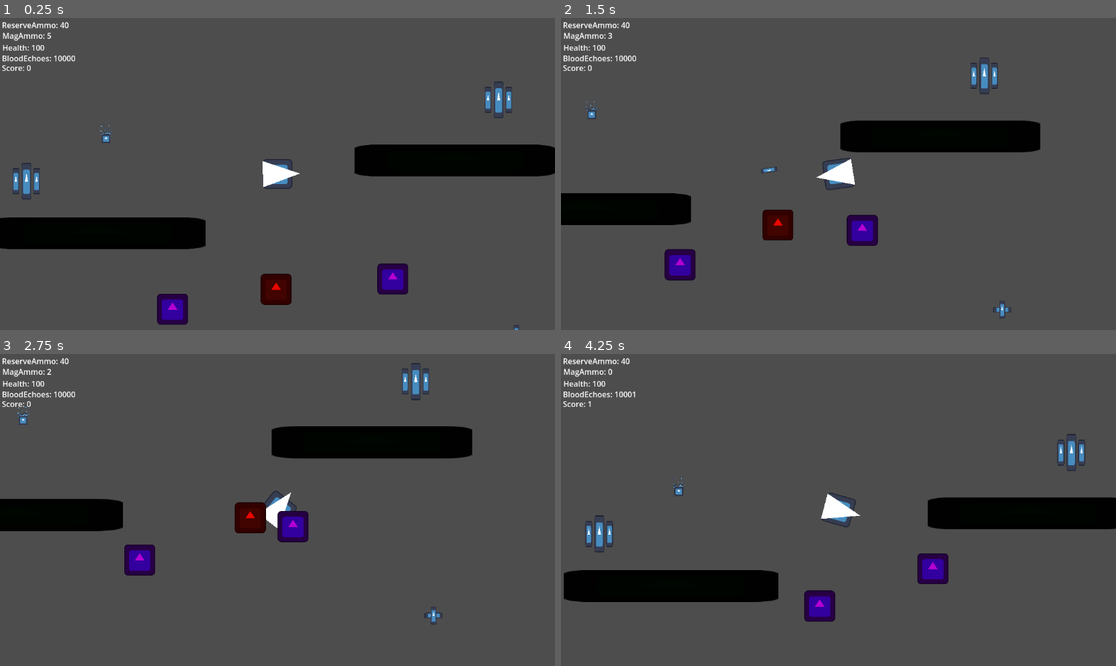
Above: before the commit, frames 1-4 (two rows, left to right).
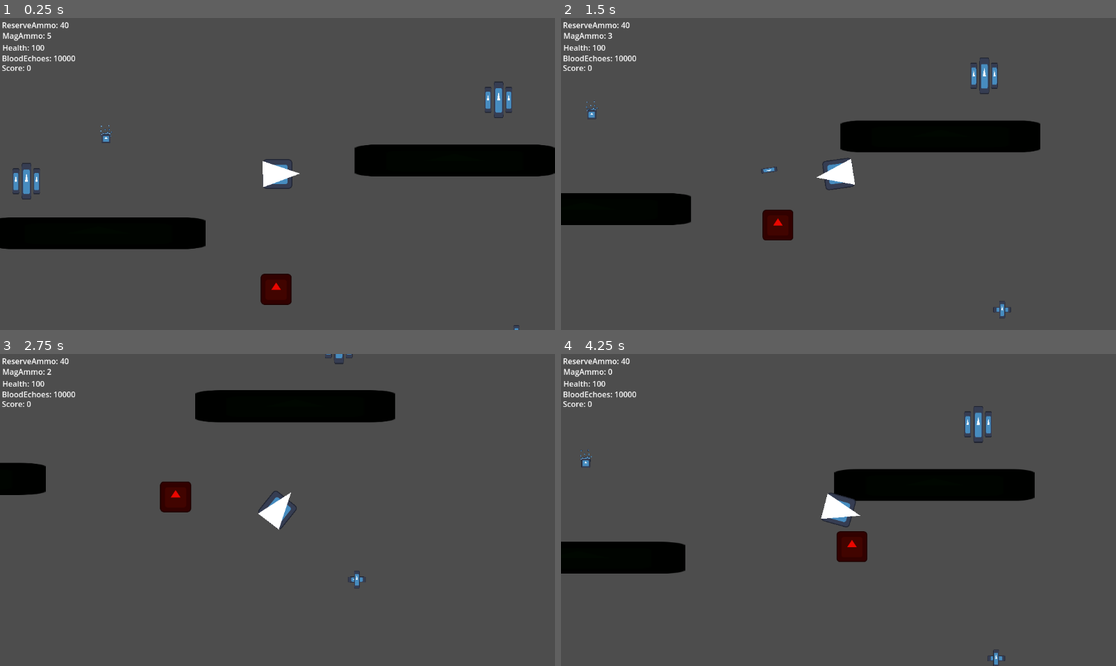
Above: after the commit, the same moments.

Repository: TheWhiteWolf0/Shooter-Game
Game: Godot game, scene res://Scenes/test_scence.tscn
Two runs of this game, one before a commit and one after it. Both use one fixed random seed, a clock stepped at 60 frames per second and the inputs below. This scene is started directly instead of the project's main scene. The engine's default icon, where the game draws it, is replaced by a stand-in: a white triangle on a blue panel in a dark square.
Inputs (mouse positions are in pixels of both pictures, inside the frame that each line leads up to):
- Up to frame 1 (0.25 s): no input
- Up to frame 2 (1.5 s): move the mouse to (960, 158) at 0.52 s; hold D (Right) 0.53-1.28 s; click (960, 158) at 0.6 s; move the mouse to (727, 189) at 1.27 s; hold S (Down) from 1.28 s (still down); click (727, 189) at 1.35 s
- Up to frame 3 (2.75 s): move the mouse to (333, 441) at 2.02 s; release S (Down) at 2.03 s; hold D (Right) from 2.03 s (still down); click (333, 441) at 2.1 s
- Up to frame 4 (4.25 s): move the mouse to (810, 572) at 2.77 s; release D (Right) at 2.78 s; hold W (Up) 2.78-3.53 s; click (810, 572) at 2.85 s; move the mouse to (1005, 556) at 3.52 s; hold A (Left) from 3.53 s (still down); click (1005, 556) at 3.6 s

The runs differ from the first frame. In frame 1, 1.1% of the frame differs, in the area x 28-74%, y 78-99%; in frame 2, 1.1%; in frame 3, 13%; in frame 4, 15%, in the area x 0-100%, y 12-100%.

Commit message:
Player death sends to upgrade screen
need to create a main menu, level select and options scene

Diff:
--- a/shootergame/GlobalVariables/GloabalVariables.gd
+++ b/shootergame/GlobalVariables/GloabalVariables.gd
@@ -9,8 +9,8 @@
 
 extends Node
 
+@export var player_speed = 250
 var player_Score:int = 0
-@export var player_speed = 250
 var player_Health:int = 100
 var player_Damage:int = 5
 var player_lvl:int = 0
--- a/shootergame/Scenes/test_scence.tscn
+++ b/shootergame/Scenes/test_scence.tscn
@@ -1,10 +1,9 @@
-[gd_scene load_steps=11 format=3 uid="uid://6w6x2n5vsuo0"]
+[gd_scene load_steps=10 format=3 uid="uid://6w6x2n5vsuo0"]
 
 [ext_resource type="Texture2D" uid="uid://cararyfg0c133" path="res://Sprite Frames/icon.svg" id="1_qmtu8"]
 [ext_resource type="PackedScene" uid="uid://d2noon1vftiyp" path="res://Scenes/Player.tscn" id="2_el23o"]
 [ext_resource type="PackedScene" uid="uid://1culhx83bl5l" path="res://Scenes/enemy(chase).tscn" id="3_ud2or"]
 [ext_resource type="PackedScene" uid="uid://bjw3uvhgoe0aa" path="res://Scenes/hud.tscn" id="4_ud2or"]
-[ext_resource type="PackedScene" uid="uid://cwfkd43n5erxt" path="res://Scenes/enemy(multi_hit).tscn" id="5_2n37a"]
 [ext_resource type="PackedScene" uid="uid://p22sham85u4u" path="res://Scenes/MedKits.tscn" id="5_iph1d"]
 [ext_resource type="PackedScene" uid="uid://c24l7jjbv3iqt" path="res://Scenes/damage_area.tscn" id="6_2dkxq"]
 [ext_resource type="PackedScene" uid="uid://bnglv4xn425t0" path="res://Scenes/ammo_pack.tscn" id="6_2n37a"]
@@ -67,17 +66,6 @@
 scale = Vector2(1, 1)
 target_to_chase = NodePath("../../Player")
 
-[node name="Enemy(Multi-hit)" parent="AllMobs" node_paths=PackedStringArray("target_to_chase") instance=ExtResource("5_2n37a")]
-position = Vector2(-1370.14, 349.016)
-target_to_chase = NodePath("../../Player")
-
-[node name="Enemy(Multi-hit)2" parent="AllMobs" node_paths=PackedStringArray("target_to_chase") instance=ExtResource("5_2n37a")]
-position = Vector2(-426.796, 221.376)
-target_to_chase = NodePath("../../Player")
-
-[node name="DamageArea2" parent="AllMobs" instance=ExtResource("6_2dkxq")]
-position = Vector2(-1631.4, -376.937)
-
 [node name="HealthPacks" type="Node2D" parent="."]
 
 [node name="MedKit" parent="HealthPacks" instance=ExtResource("5_iph1d")]
@@ -93,3 +81,7 @@
 
 [node name="AmmoPack2" parent="AmmoPacks" instance=ExtResource("6_2n37a")]
 position = Vector2(71, 255)
+
+[node name="DamageArea2" parent="." instance=ExtResource("6_2dkxq")]
+position = Vector2(236, 166)
+scale = Vector2(0.50141, 0.50141)
--- a/shootergame/Scripts/Enemy(Chase).gd
+++ b/shootergame/Scripts/Enemy(Chase).gd
@@ -13,7 +13,9 @@
 
 
 @onready var navigation_agent_2d: NavigationAgent2D = $NavigationAgent2D
-@export var target_to_chase = CharacterBody2D
+@export var target_to_chase: CharacterBody2D
+
+
 
 const SPEED = 75
 
--- a/shootergame/Scripts/Player_Script.gd
+++ b/shootergame/Scripts/Player_Script.gd
@@ -54,3 +54,10 @@
 func upgrade():
 	if Input.is_action_just_pressed("Inventory"):
 		get_tree().change_scene_to_file("res://Scenes/control.tscn")
+
+func death():
+	if GlobalVariables.player_Health <= 0:
+		print("YOU DIED")
+		# for now it will send the player to the upgrade scene#
+		get_tree().change_scene_to_file("res://Scenes/control.tscn")
+		# Need to create a main menu/level select #
